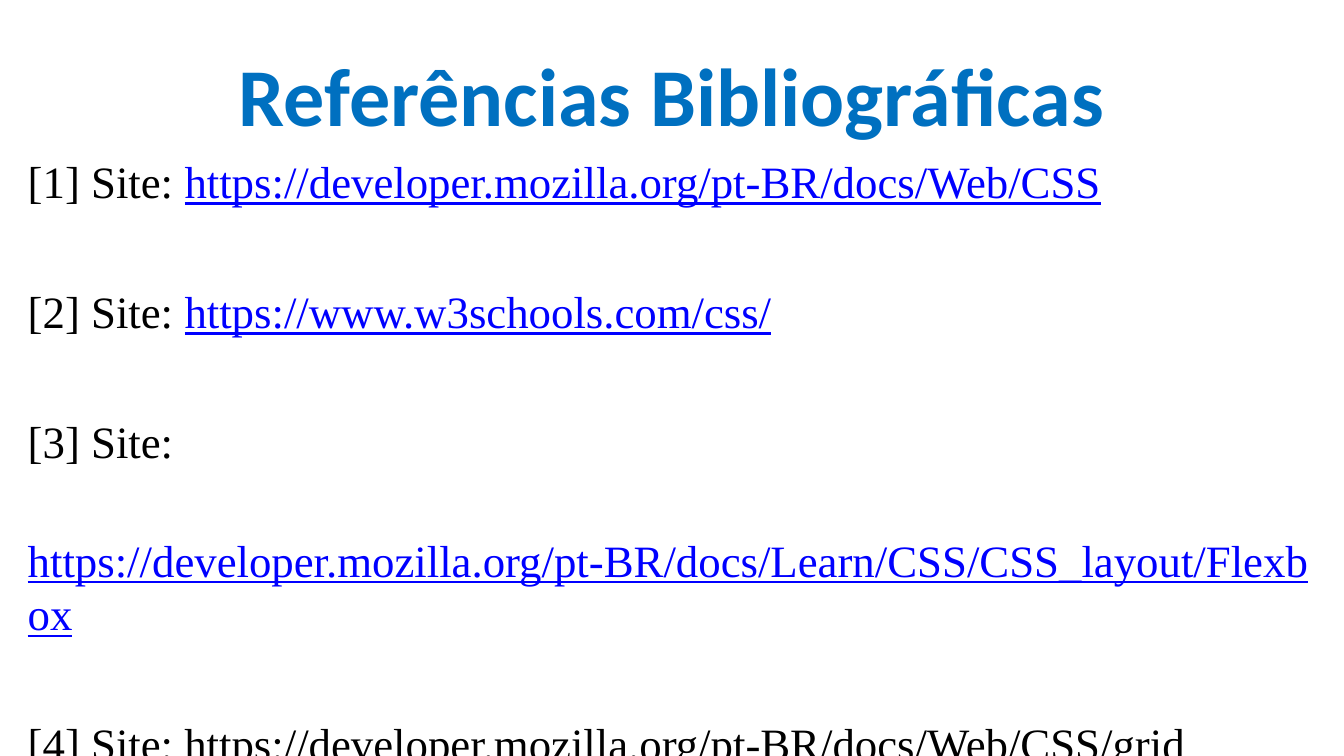
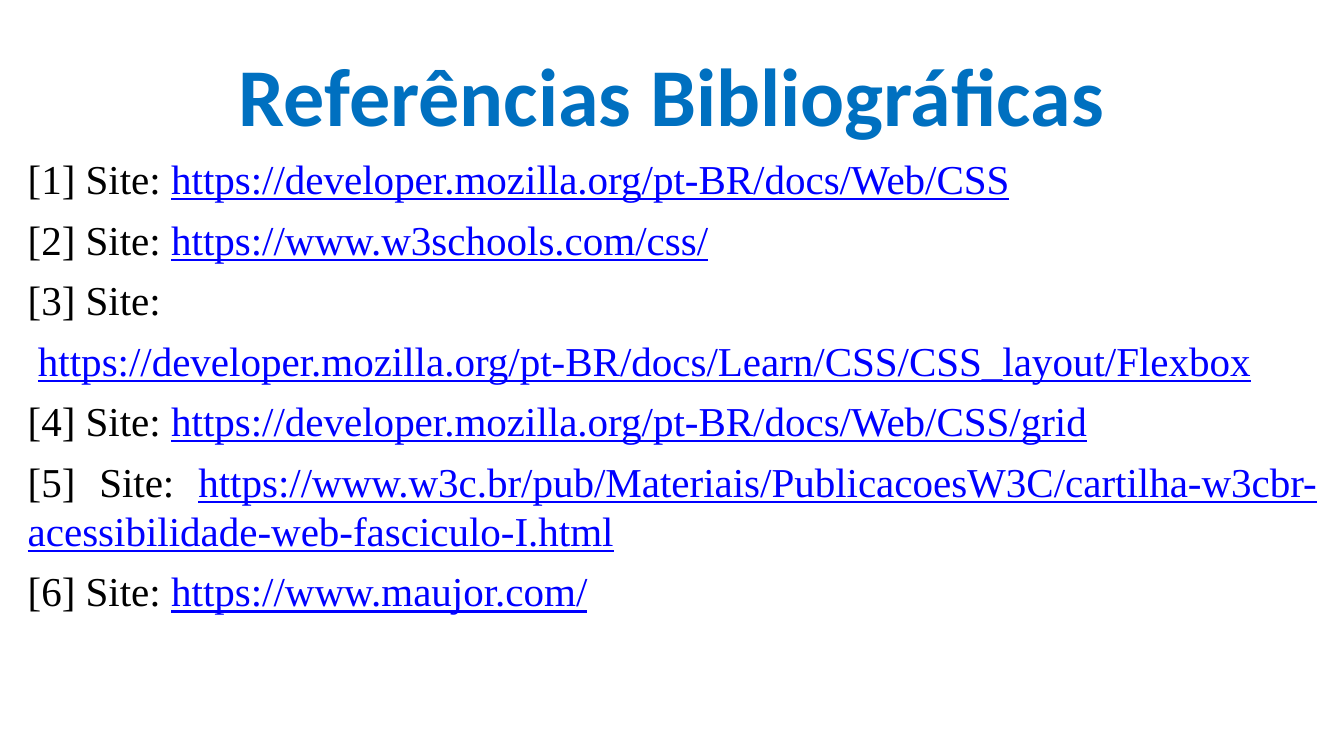
Before and after one commit to CloudEducationBrazil/WydenDesenvolvimentoWebPHP, a slide deck: slide 57 of 01 Classes/Aula 05 e 06 Desenvolvimento Web - CSS.pptx (slide 56 before the commit). Drawn at 1344x756 pixels with LibreOffice and Linux fonts; fonts in the diff are those of the drawing; background and template pictures are left out. Boxes give left, top, right and bottom in pixels: in the first picture for what was removed or moved away, otherwise in the second. Text is boxed around its words. In the diff, an @@ line names an element or a change of style, - is before the commit and + after.

```diff
--- a/01 Classes/Aula 05 e 06 Desenvolvimento Web - CSS.pptx
+++ b/01 Classes/Aula 05 e 06 Desenvolvimento Web - CSS.pptx
@@ text at [28, 165, 1251, 444]: size 24 to 22 pt in "[1] Site: https://developer.mozilla.org/pt-BR/docs/Web/CSS", "[2] Site: https://www.w3schools.com/css/", "[3] Site:", "https://developer.mozilla.org/pt-BR/docs/Learn/CSS/CSS_layou ..." and 1 more places; text colour #000000 to #0000FF, underline on in "https://developer.mozilla.org/pt-BR/docs/Web/CSS/grid" @@
@@ text at [28, 468, 1316, 614]: paragraphs added @@
+[5] Site: https://www.w3c.br/pub/Materiais/PublicacoesW3C/cartilha-w3cbr-acessibilidade-web-fasciculo-I.html
+[6] Site: https://www.maujor.com/
```
Also in this commit, not shown: 1 other slide changed, 1 slide added, 2 other files.
